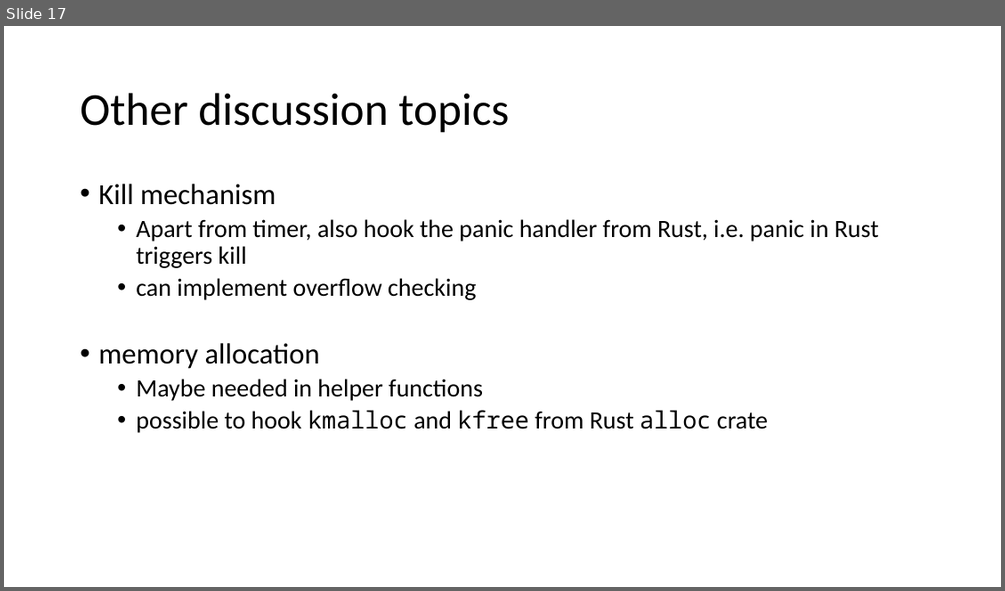
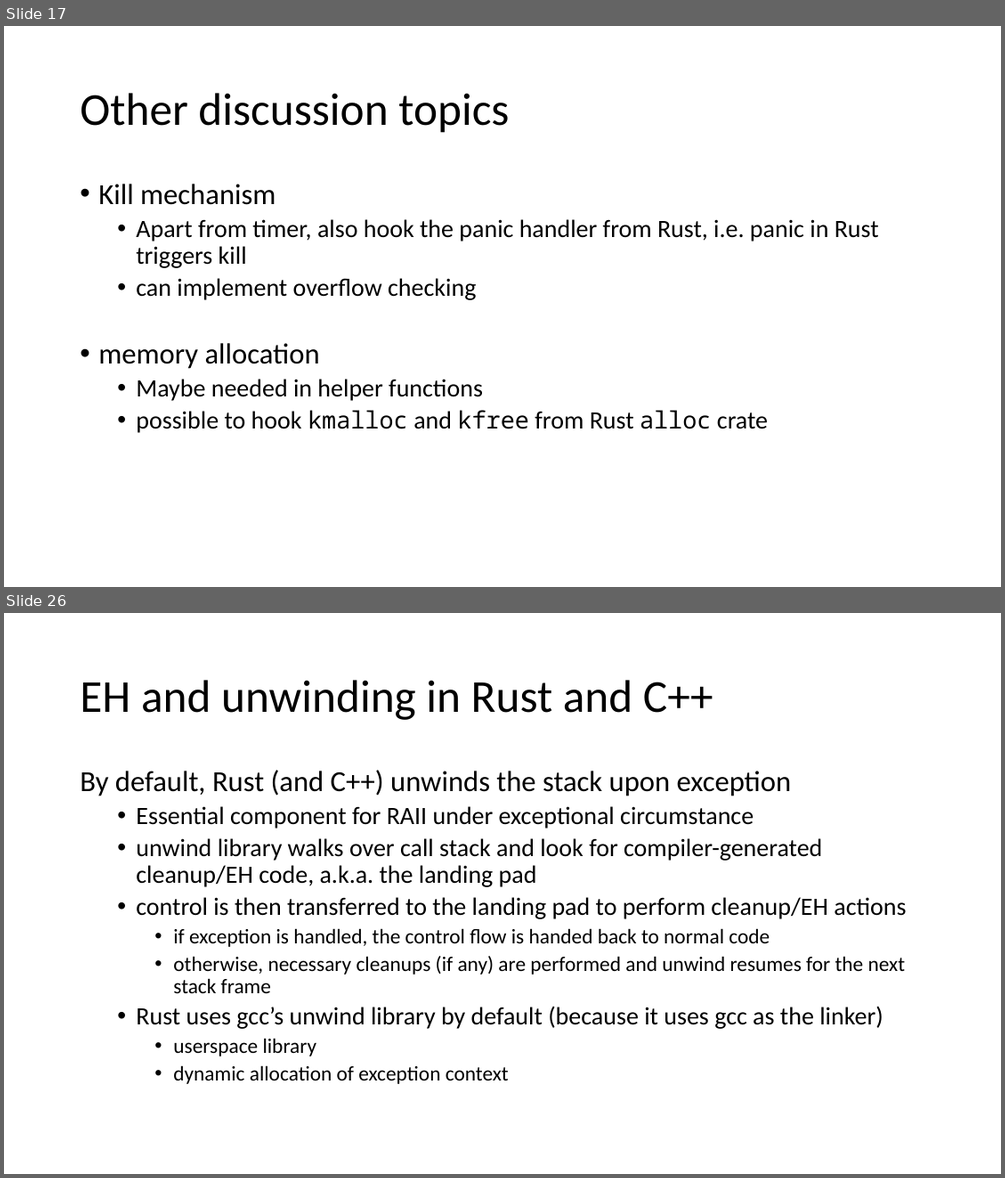
Before and after one commit to tianyin/rex, a slide deck: docs/progress.pptx. Shown one above the other, each under a label of ours: slide 17 before the commit, slides 17 and 26 after it; the slides between them are not shown. The pictures are 1005x591 and 1005x1178 pixels, drawn with LibreOffice and Linux fonts; fonts in the diff are those of the drawing. Boxes give left, top, right and bottom in pixels: in the first picture for what was removed or moved away, otherwise in the second. Text is boxed around its words. In the diff, an @@ line names an element or a change of style, - is before the commit and + after.

```diff
--- a/docs/progress.pptx
+++ b/docs/progress.pptx
@@ slide 26 added at [4, 613, 1001, 1174], background #FFFFFF @@
@@ title added at [80, 680, 713, 720], 44 pt, text #000000 @@
+EH and unwinding in Rust and C++
@@ text added at [80, 770, 906, 1084], 24 pt, text #000000 @@
+By default, Rust (and C++) unwinds the stack upon exception
+  • Essential component for RAII under exceptional circumstance
+  • unwind library walks over call stack and look for compiler-generated cleanup/EH code, a.k.a. the landing pad
+  • control is then transferred to the landing pad to perform cleanup/EH actions
+    • if exception is handled, the control flow is handed back to normal code
+    • otherwise, necessary cleanups (if any) are performed and unwind resumes for the next stack frame
+  • Rust uses gcc’s unwind library by default (because it uses gcc as the linker)
+    • userspace library
+    • dynamic allocation of exception context
```
Also in this commit, not shown: 9 other slides added.
